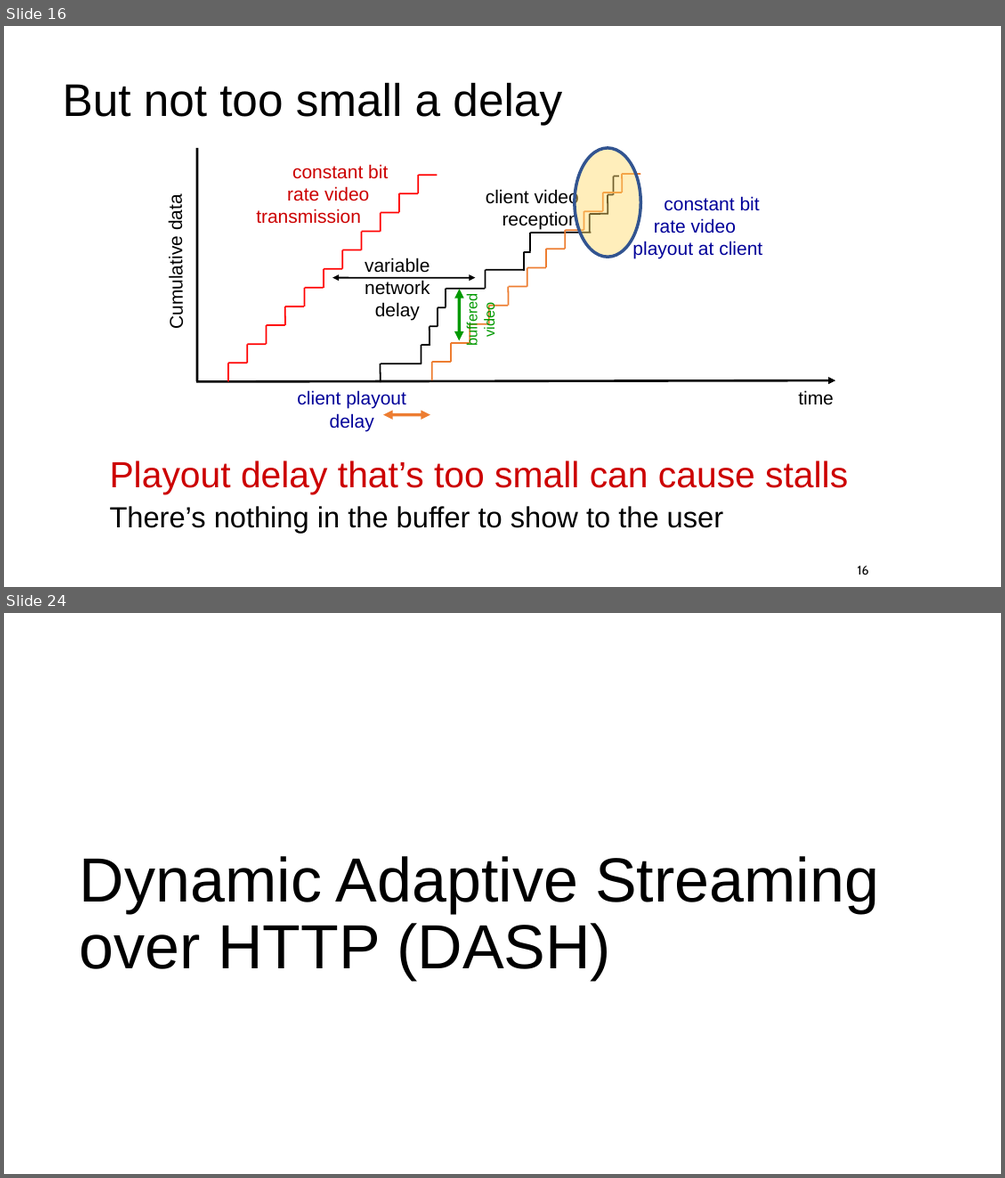
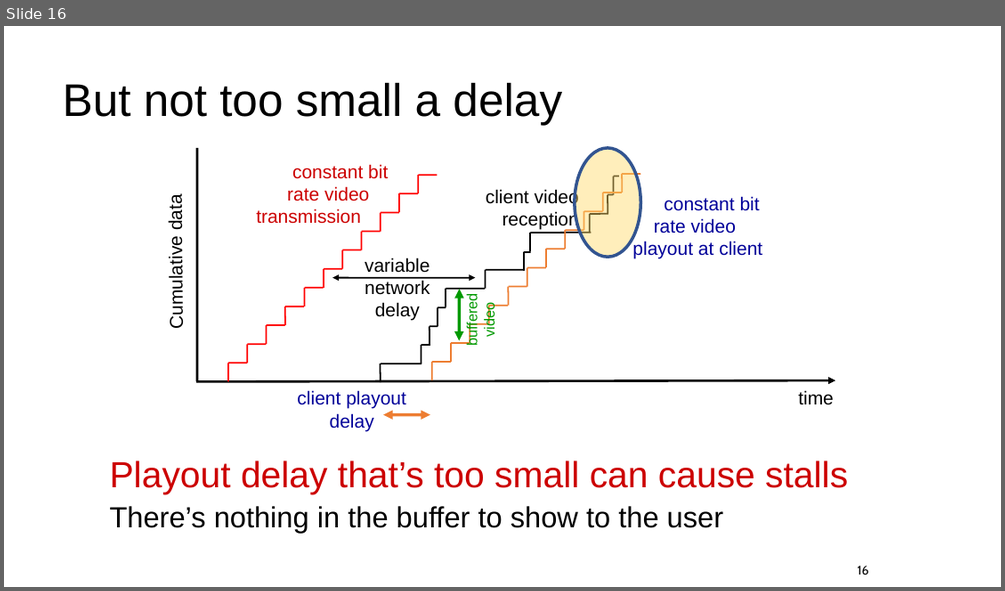
Before and after one commit to ngsrinivas/coursegen, a slide deck: ex/352-F24/staging/352-F24/lectures/09-app-video.pptx. Shown one above the other, each under a label of ours: slides 16 and 24 before the commit, slide 16 after it; the slides between them are not shown. The pictures are 1005x1178 and 1005x591 pixels, drawn with LibreOffice and Linux fonts; fonts in the diff are those of the drawing. Boxes give left, top, right and bottom in pixels: in the first picture for what was removed or moved away, otherwise in the second. Text is boxed around its words. In the diff, an @@ line names an element or a change of style, - is before the commit and + after.

```diff
--- a/ex/352-F24/staging/352-F24/lectures/09-app-video.pptx
+++ b/ex/352-F24/staging/352-F24/lectures/09-app-video.pptx
@@ slide 24 removed at box(4, 613, 1001, 1174), background #FFFFFF @@
@@ title removed at box(80, 856, 879, 980) @@
-Dynamic Adaptive Streaming over HTTP (DASH)
```
Also in this commit, not shown: 15 other slides removed, 4 other files.
